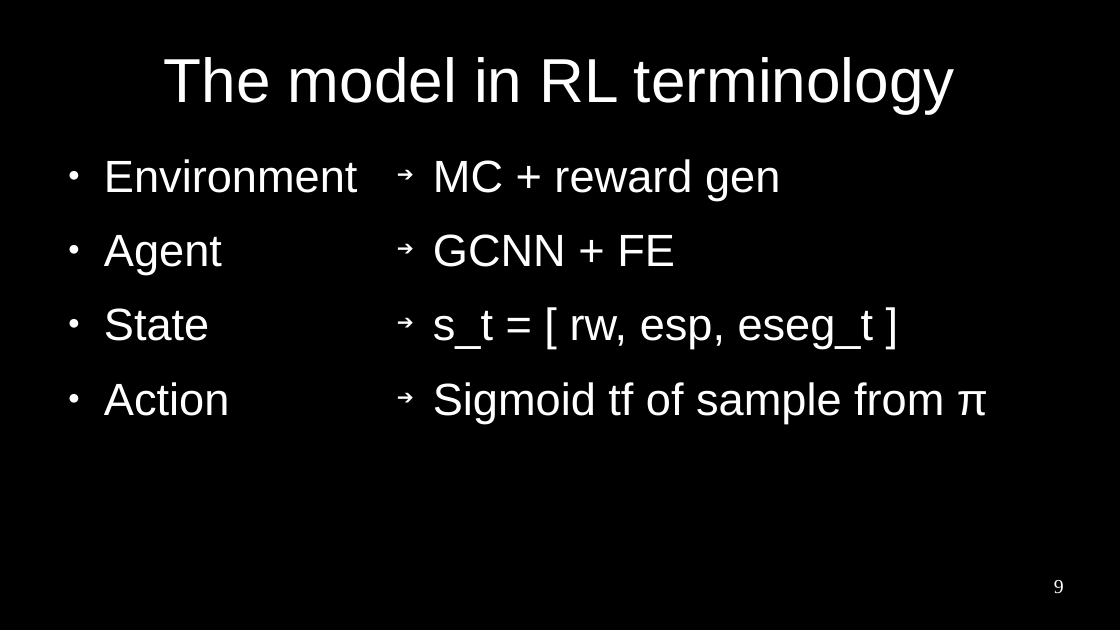
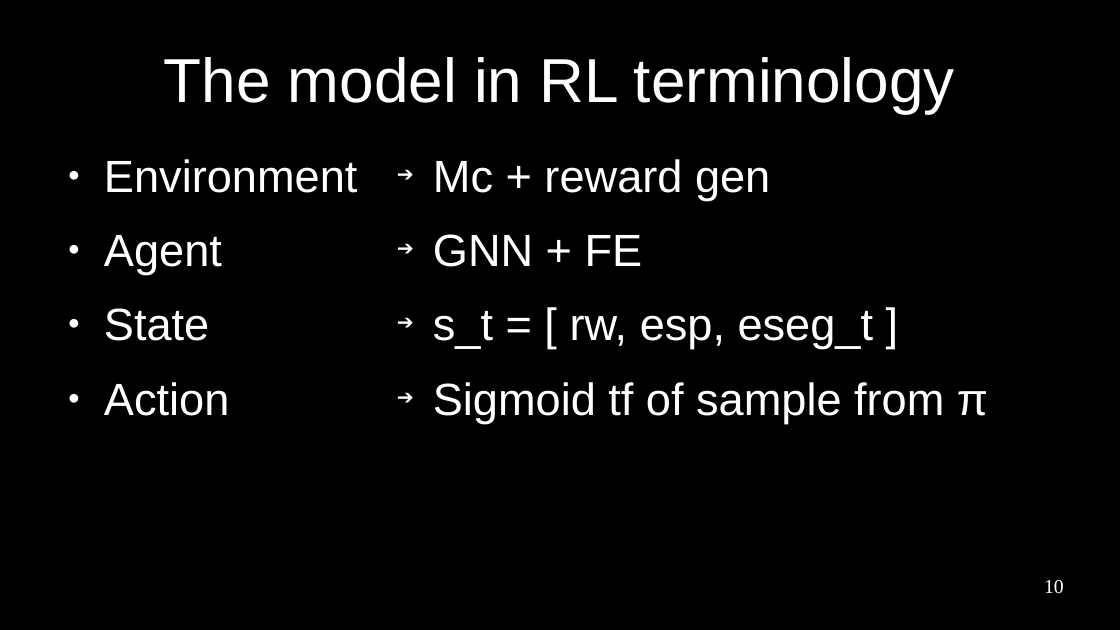
Before and after one commit to paulhfu/sideProject, a slide deck: slide 10 of thesis/presentation/pres.odp (slide 9 before the commit). Drawn at 1120x630 pixels with LibreOffice and Linux fonts; fonts in the diff are those of the drawing. Boxes give left, top, right and bottom in pixels: in the first picture for what was removed or moved away, otherwise in the second. Text is boxed around its words. In the diff, an @@ line names an element or a change of style, - is before the commit and + after.

```diff
--- a/thesis/presentation/pres.odp
+++ b/thesis/presentation/pres.odp
@@ text at [433, 159, 770, 267]: text changed @@
-➔ MC + reward gen
-➔ GCNN + FE
+➔ Mc + reward gen
+➔ GNN + FE
@@ page number at [1044, 580, 1064, 594]: text changed @@
-9
+10
```
Also in this commit, not shown: 10 other slides changed, 4 slides added, 2 slides removed, 1 other file.
